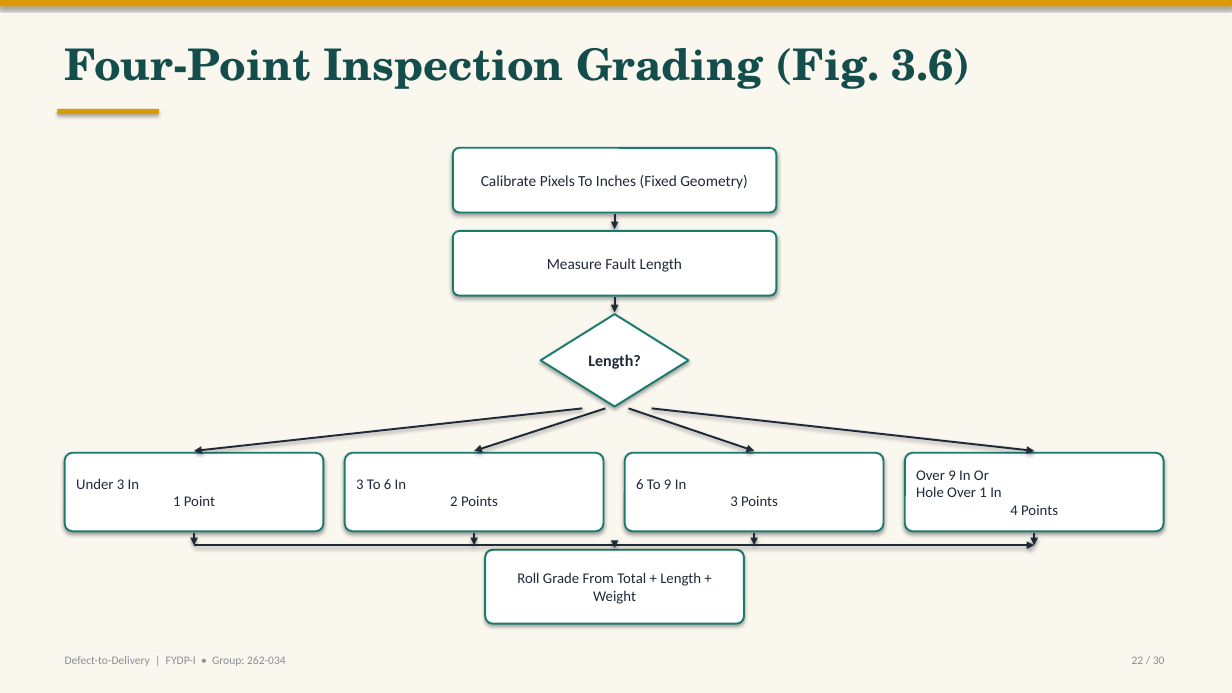
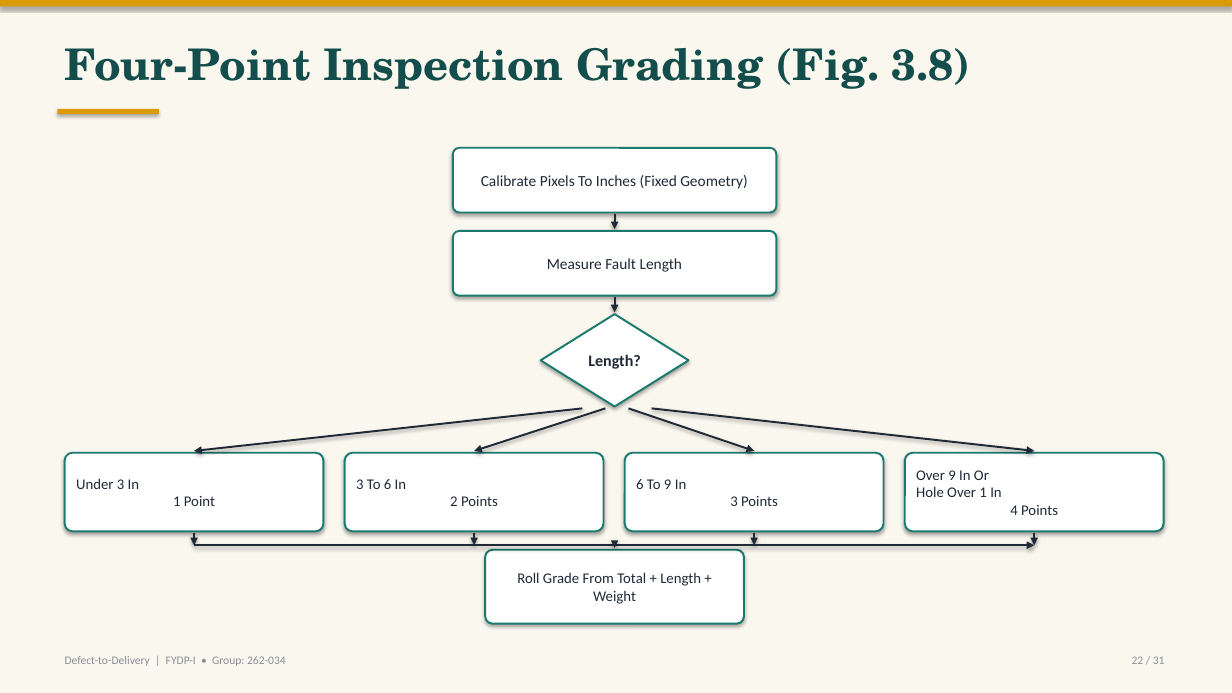
Before and after one commit to labib-ux/FYDP, a slide deck: slide 22 of slides/FYDP-I_Defect-to-Delivery.pptx. Drawn at 1232x693 pixels with LibreOffice and Linux fonts; fonts in the diff are those of the drawing. Boxes give left, top, right and bottom in pixels: in the first picture for what was removed or moved away, otherwise in the second. Text is boxed around its words. In the diff, an @@ line names an element or a change of style, - is before the commit and + after.

```diff
--- a/slides/FYDP-I_Defect-to-Delivery.pptx
+++ b/slides/FYDP-I_Defect-to-Delivery.pptx
@@ text at (x1=65, y1=48, x2=971, y2=89): text changed @@
-Four-Point Inspection Grading (Fig. 3.6)
+Four-Point Inspection Grading (Fig. 3.8)
@@ text at (x1=1132, y1=656, x2=1165, y2=664): text changed @@
-22 / 30
+22 / 31
```
Also in this commit, not shown: 29 other slides changed, 1 slide added.
